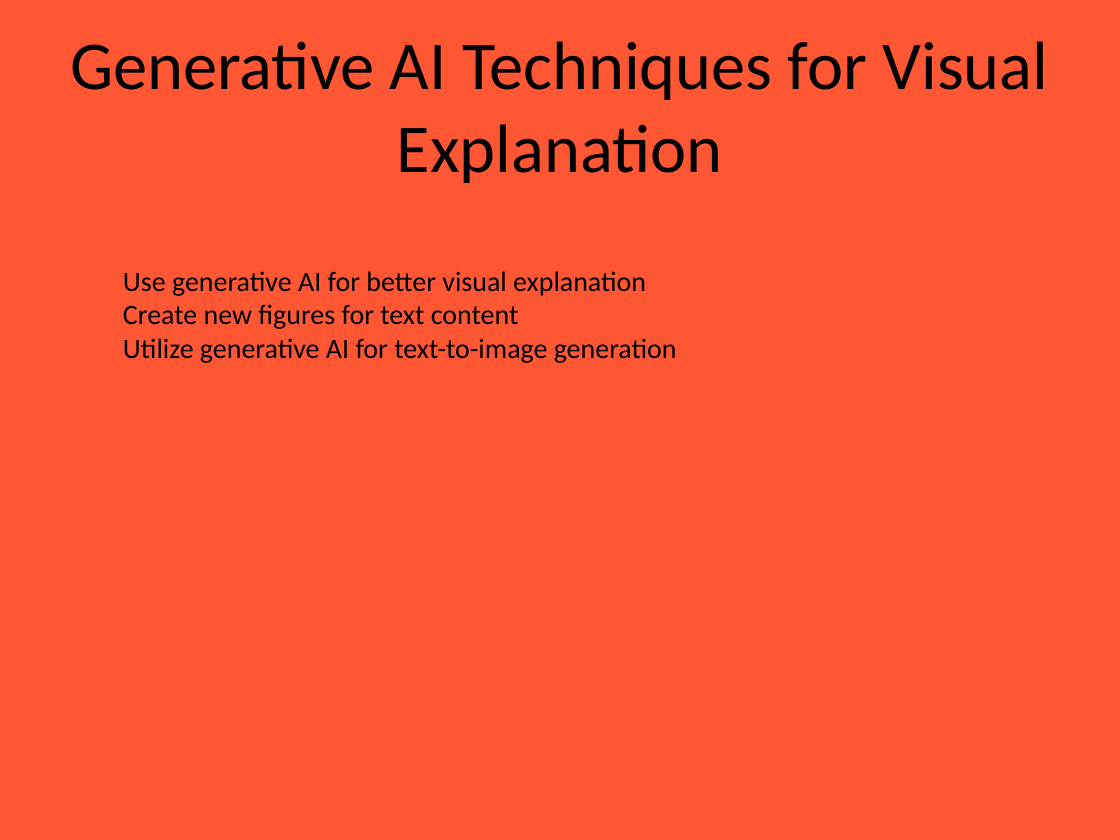
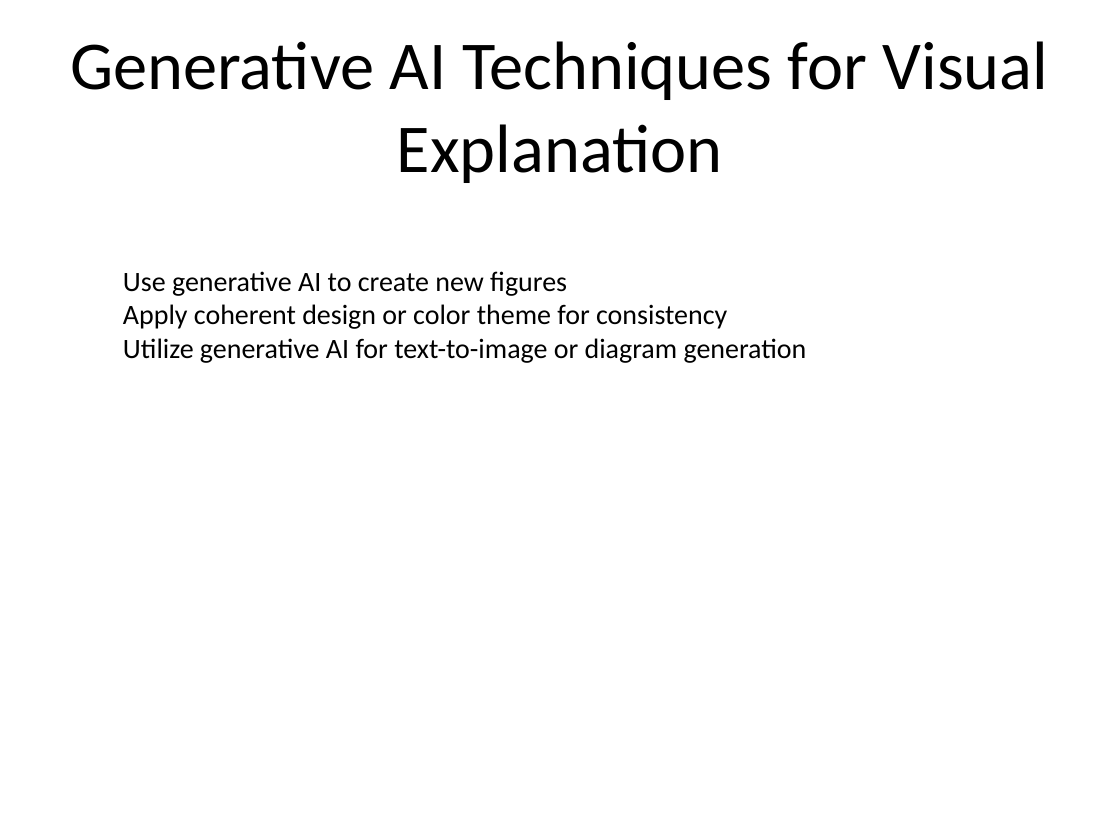
Before and after one commit to Chanyen20/slideCraft, a slide deck: slide 2 of server/uploads/SmartSlideGen.pptx. Drawn at 1120x840 pixels with LibreOffice and Linux fonts; fonts in the diff are those of the drawing; background and template pictures are left out. Boxes give left, top, right and bottom in pixels: in the first picture for what was removed or moved away, otherwise in the second. Text is boxed around its words. In the diff, an @@ line names an element or a change of style, - is before the commit and + after.

```diff
--- a/server/uploads/SmartSlideGen.pptx
+++ b/server/uploads/SmartSlideGen.pptx
@@ background #FF5733 to picture (left out) @@
@@ text at (123,271,807,363): text changed @@
-Use generative AI for better visual explanation
-Create new figures for text content
-Utilize generative AI for text-to-image generation
+Use generative AI to create new figures
+Apply coherent design or color theme for consistency
+Utilize generative AI for text-to-image or diagram generation
```
Also in this commit, not shown: 4 other slides changed, 8 other files.
